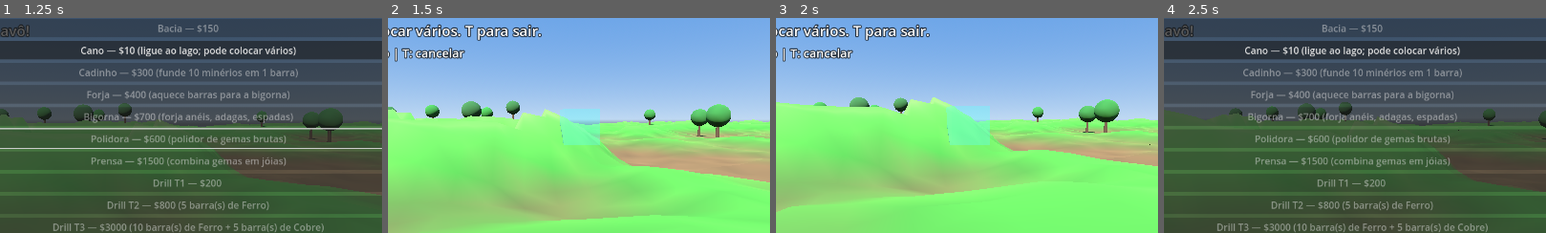
Above: before the commit, frames 1-4 (left to right).
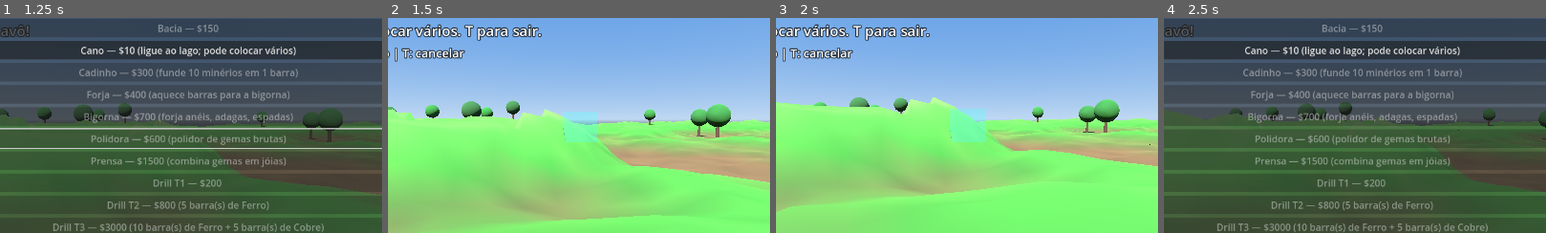
Above: after the commit, the same moments.

Repository: cepedf/hydroneer-releitura-2
Game: Godot game, scene res://scenes/main.tscn
The game is run twice, just before and just after one commit, with the same random seed, the same clock (stepped at 60 frames per second) and the same inputs.
Inputs (mouse positions are % of the whole screen's width and height, from its top left):
- Up to frame 1 (1.25 s): tap Enter at 0.5 s; move the mouse to (55, 50) at 0.52 s; hold W (move_forward) from 0.53 s (still down); hold T (build) from 0.53 s (still down); click (55, 50) at 0.67 s; tap Space (jump) at 0.77 s
- Up to frame 2 (1.5 s): release W (move_forward) at 1.25 s; release T (build) at 1.25 s; click "Cano — $10 (ligue ao lago, po…" at 1.25 s
- Up to frame 3 (2 s): no input
- Up to frame 4 (2.5 s): tap F9 (reset_game) at 2 s; move the mouse to (45, 50) at 2.02 s; hold W (move_forward) from 2.03 s (still down); tap T (build) at 2.1 s; tap Space (jump) at 2.27 s
The pictures show only the part of the screen within x 25-75%, y 20-70%; the shares and areas given below are measured in that part.

Frame 1 is identical in both runs. In frame 2, 0.5% of the frame differs, in the area x 45-56%, y 42-60%; in frame 3, 0.6%, in the area x 44-56%, y 40-60%; in frame 4, nothing differs.

Commit message:
Esteiras (drill -> esteira -> harvester) com encaixe automatico, fantasma de cano/esteira com linha de conexao visivel, juntas e segmentos

Diff:
--- a/scripts/machines.gd
+++ b/scripts/machines.gd
@@ -23,6 +23,9 @@
 var _pipe_mat_on: StandardMaterial3D
 var _pipe_mat_off: StandardMaterial3D
 var _ghost: MeshInstance3D
+var _pipe_ghost: Node3D
+var _belt_ghost: Node3D
+var _ghost_link: MeshInstance3D
 
 
 func _ready() -> void:
@@ -37,11 +40,61 @@
 	gm.albedo_color = Color(0.3, 0.8, 1.0, 0.35)
 	_ghost = MeshInstance3D.new()
 	var bm := BoxMesh.new()
-	bm.size = Vector3(1.4, 1.4, 1.4)
+	bm.size = Vector3(1.2, 1.2, 1.2)
 	_ghost.mesh = bm
 	_ghost.material_override = gm
 	_ghost.visible = false
 	add_child(_ghost)
+	var pgm := StandardMaterial3D.new()
+	pgm.transparency = BaseMaterial3D.TRANSPARENCY_ALPHA
+	pgm.albedo_color = Color(0.35, 0.75, 1.0, 0.55)
+	pgm.emission_enabled = true
+	pgm.emission = Color(0.1, 0.4, 0.7)
+	_pipe_ghost = Node3D.new()
+	var pball := MeshInstance3D.new()
+	var psm := SphereMesh.new()
+	psm.radius = 0.17
+	psm.height = 0.34
+	pball.mesh = psm
+	pball.material_override = pgm
+	_pipe_ghost.add_child(pball)
+	var pstub := MeshInstance3D.new()
+	var pcm := CylinderMesh.new()
+	pcm.top_radius = 0.13
+	pcm.bottom_radius = 0.13
+	pcm.height = 0.6
+	pstub.mesh = pcm
+	pstub.position = Vector3(0.0, -0.3, 0.0)
+	pstub.material_override = pgm
+	_pipe_ghost.add_child(pstub)
+	_pipe_ghost.visible = false
+	add_child(_pipe_ghost)
+	var bgm := StandardMaterial3D.new()
+	bgm.transparency = BaseMaterial3D.TRANSPARENCY_ALPHA
+	bgm.albedo_color = Color(1.0, 0.8, 0.2, 0.55)
+	bgm.emission_enabled = true
+	bgm.emission = Color(0.4, 0.3, 0.05)
+	_belt_ghost = MeshInstance3D.new()
+	var bbm := BoxMesh.new()
+	bbm.size = Vector3(2.0, 0.18, 0.9)
+	_belt_ghost.mesh = bbm
+	_belt_ghost.material_override = bgm
+	_belt_ghost.visible = false
+	add_child(_belt_ghost)
+	var lgm := StandardMaterial3D.new()
+	lgm.transparency = BaseMaterial3D.TRANSPARENCY_ALPHA
+	lgm.albedo_color = Color(0.6, 1.0, 0.9, 0.5)
+	lgm.emission_enabled = true
+	lgm.emission = Color(0.2, 0.6, 0.5)
+	_ghost_link = MeshInstance3D.new()
+	var lcm := CylinderMesh.new()
+	lcm.top_radius = 0.08
+	lcm.bottom_radius = 0.08
+	lcm.height = 1.0
+	_ghost_link.mesh = lcm
+	_ghost_link.material_override = lgm
+	_ghost_link.visible = false
+	add_child(_ghost_link)
 
 
 func _process(delta: float) -> void:
@@ -65,16 +118,16 @@
 	return Vector2i(int(floor(pos.x / CELL)), int(floor(pos.z / CELL)))
 
 
-func add_machine(type: String, tier: int, pos: Vector3) -> int:
+func add_machine(type: String, tier: int, pos: Vector3, yaw: float = 0.0) -> int:
 	if list.size() >= MACHINE_CAP:
 		return -1
 	var m := {
-		"id": list.size(), "type": type, "tier": tier, "pos": pos,
+		"id": list.size(), "type": type, "tier": tier, "pos": pos, "yaw": yaw, "prev": -1,
 		"dirt": 0.0, "water": 0.0, "water_time": 0.0, "acc": 0.0,
 		"caixa": {}, "caixa_gems": {}, "active": false,
 		"last": Time.get_ticks_msec() / 1000.0, "dead": false,
 	}
-	var visual: Dictionary = _build_visual(type, tier, pos)
+	var visual: Dictionary = _build_visual(type, tier, pos, yaw)
 	m["node"] = visual["node"]
 	m["label"] = visual["label"]
 	m["pile"] = visual["pile"]
@@ -86,6 +139,13 @@
 		_by_cell[key] = []
 	_by_cell[key].append(int(m["id"]))
 	return int(m["id"])
+
+
+func set_prev(id: int, prev_id: int) -> void:
+	if id < 0 or id >= list.size():
+		return
+	var mm: Dictionary = list[id]
+	mm["prev"] = prev_id
 
 
 func remove_machine(idx: int) -> void:
@@ -130,10 +190,10 @@
 	_recompute_connections()
 
 
-func snap_pipe_pos(hit: Vector3) -> Vector3:
+func snap_pipe(hit: Vector3) -> Dictionary:
 	var best := Vector3.ZERO
 	var found := false
-	var best_d := 2.4
+	var best_d := 3.5
 	for p in pipes:
 		var d := Vector2(hit.x - p.x, hit.z - p.z).length()
 		if d < best_d:
@@ -147,8 +207,8 @@
 		dir = dir.normalized()
 		var np := Vector3(best.x + dir.x * 1.2, 0.0, best.z + dir.y * 1.2)
 		np.y = maxf(best.y, terrain.height_at(np.x, np.z) + 0.4)
-		return np
-	var dr := nearest_of_type(hit, "drill", 3.2)
+		return {"pos": np, "from": best, "linked": true}
+	var dr := nearest_of_type(hit, "drill", 3.5)
 	if not dr.is_empty():
 		var dp: Vector3 = dr["pos"]
 		var dir2 := Vector2(hit.x - dp.x, hit.z - dp.z)
@@ -157,17 +217,100 @@
 		dir2 = dir2.normalized()
 		var np2 := Vector3(dp.x + dir2.x * 1.3, 0.0, dp.z + dir2.y * 1.3)
 		np2.y = terrain.height_at(np2.x, np2.z) + 0.4
-		return np2
-	return Vector3(hit.x, terrain.height_at(hit.x, hit.z) + 0.4, hit.z)
+		return {"pos": np2, "from": dp + Vector3(0.95, 0.6, 0.0), "linked": true}
+	return {"pos": Vector3(hit.x, terrain.height_at(hit.x, hit.z) + 0.4, hit.z), "from": Vector3.ZERO, "linked": false}
+
+
+func snap_esteira(hit: Vector3) -> Dictionary:
+	var best_id := -1
+	var best_d := 3.0
+	var c := _cell_of(hit)
+	for dz in range(-1, 2):
+		for dx in range(-1, 2):
+			var key := Vector2i(c.x + dx, c.y + dz)
+			if not _by_cell.has(key):
+				continue
+			var ids: Array = _by_cell[key]
+			for id in ids:
+				var idx := int(id)
+				var m: Dictionary = list[idx]
+				if bool(m.get("dead", false)) or String(m["type"]) != "esteira":
+					continue
+				var d: float = Vector2(hit.x - m["pos"].x, hit.z - m["pos"].z).length()
+				if d < best_d:
+					best_d = d
+					best_id = idx
+	if best_id >= 0:
+		var bp: Vector3 = list[best_id]["pos"]
+		var dir := Vector2(hit.x - bp.x, hit.z - bp.z)
+		if dir.length() < 0.15:
+			dir = Vector2(1.0, 0.0)
+		dir = dir.normalized()
+		var np := Vector3(bp.x + dir.x * 1.6, 0.0, bp.z + dir.y * 1.6)
+		np.y = terrain.height_at(np.x, np.z) + 0.05
+		var yaw := atan2(dir.x, dir.y)
+		return {"pos": np, "yaw": yaw, "prev_id": best_id, "from": bp, "linked": true}
+	var dr := nearest_of_type(hit, "drill", 3.5)
+	if not dr.is_empty():
+		var dp: Vector3 = dr["pos"]
+		var dir2 := Vector2(hit.x - dp.x, hit.z - dp.z)
+		if dir2.length() < 0.15:
+			dir2 = Vector2(1.0, 0.0)
+		dir2 = dir2.normalized()
+		var np2 := Vector3(dp.x + dir2.x * 1.8, 0.0, dp.z + dir2.y * 1.8)
+		np2.y = terrain.height_at(np2.x, np2.z) + 0.05
+		var yaw2 := atan2(dir2.x, dir2.y)
+		return {"pos": np2, "yaw": yaw2, "prev_id": -1, "from": dp + Vector3(1.2, 0.5, 0.0), "linked": true}
+	var yaw3 := atan2(1.0, 0.0)
+	return {"pos": Vector3(hit.x, terrain.height_at(hit.x, hit.z) + 0.05, hit.z), "yaw": yaw3, "prev_id": -1, "from": Vector3.ZERO, "linked": false}
 
 
 func set_ghost(pos: Vector3) -> void:
 	_ghost.visible = true
+	_pipe_ghost.visible = false
+	_belt_ghost.visible = false
+	_ghost_link.visible = false
 	_ghost.position = pos + Vector3(0.0, 0.8, 0.0)
+
+
+func set_pipe_ghost(pos: Vector3, from: Vector3, linked: bool) -> void:
+	_ghost.visible = false
+	_belt_ghost.visible = false
+	_pipe_ghost.visible = true
+	_pipe_ghost.position = pos
+	_show_link(from, pos, linked)
+
+
+func set_belt_ghost(pos: Vector3, yaw: float, from: Vector3, linked: bool) -> void:
+	_ghost.visible = false
+	_pipe_ghost.visible = false
+	_belt_ghost.visible = true
+	_belt_ghost.position = pos + Vector3(0.0, 0.25, 0.0)
+	_belt_ghost.rotation = Vector3(0.0, yaw, 0.0)
+	_show_link(from, pos, linked)
+
+
+func _show_link(from: Vector3, to: Vector3, linked: bool) -> void:
+	if not linked:
+		_ghost_link.visible = false
+		return
+	var d := from.distance_to(to)
+	if d < 0.05:
+		_ghost_link.visible = false
+		return
+	var cm: CylinderMesh = _ghost_link.mesh
+	cm.height = d
+	_ghost_link.position = (from + to) * 0.5
+	_ghost_link.look_at(to, Vector3.UP)
+	_ghost_link.rotate_object_local(Vector3(1.0, 0.0, 0.0), PI * 0.5)
+	_ghost_link.visible = true
 
 
 func hide_ghost() -> void:
 	_ghost.visible = false
+	_pipe_ghost.visible = false
+	_belt_ghost.visible = false
+	_ghost_link.visible = false
 
 
 func nearest(pos: Vector3, max_dist: float) -> Dictionary:
@@ -200,6 +343,19 @@
 	if String(m["type"]) != type:
 		return {}
 	return m
+
+
+func find_machine_2d(pos: Vector3, want_type: String, max_dist: float) -> Dictionary:
+	var best := {}
+	var best_d := max_dist
+	for m in list:
+		if bool(m.get("dead", false)) or String(m["type"]) != want_type:
+			continue
+		var d: float = Vector2(pos.x - m["pos"].x, pos.z - m["pos"].z).length()
+		if d < best_d:
+			best_d = d
+			best = m
+	return best
 
 
 func is_pipe_connected_at(pos: Vector3) -> bool:
@@ -294,7 +450,7 @@
 	return out
 
 
-func _find_dirt_source(pos: Vector3) -> Dictionary:
+func _find_dirt_source(pos: Vector3, want_type: String, max_dist: float) -> Dictionary:
 	var c := _cell_of(pos)
 	for dz in range(-2, 3):
 		for dx in range(-2, 3):
@@ -307,9 +463,9 @@
 				var m: Dictionary = list[idx]
 				if bool(m.get("dead", false)):
 					continue
-				if String(m["type"]) != "drill":
+				if String(m["type"]) != want_type:
 					continue
-				if float(m["dirt"]) > 0.05 and pos.distance_to(m["pos"]) <= PULL_RADIUS:
+				if float(m["dirt"]) > 0.05 and pos.distance_to(m["pos"]) <= max_dist:
 					return m
 	return {}
 
@@ -358,6 +514,28 @@
 		pile2.scale = Vector3(s2, s2, s2)
 		pile2.position = Vector3(0.0, 0.3 + 0.3 * s2, 0.0)
 		pile2.visible = float(m["dirt"]) > 0.2
+	elif type == "esteira":
+		var cap_e := 6.0
+		var budget_e := 2.5 * dt
+		if int(m["prev"]) >= 0:
+			var pv: Dictionary = list[int(m["prev"])]
+			if not bool(pv.get("dead", false)) and String(pv["type"]) == "esteira" and float(pv["dirt"]) > 0.0:
+				var take_e := minf(budget_e, minf(float(pv["dirt"]), cap_e - float(m["dirt"])))
+				if take_e > 0.0:
+					pv["dirt"] = float(pv["dirt"]) - take_e
+					m["dirt"] = float(m["dirt"]) + take_e
+		else:
+			var src_e := _find_dirt_source(m["pos"], "drill", 2.6)
+			if not src_e.is_empty():
+				var take2 := minf(budget_e, minf(float(src_e["dirt"]), cap_e - float(m["dirt"])))
+				if take2 > 0.0:
+					src_e["dirt"] = float(src_e["dirt"]) - take2
+					m["dirt"] = float(m["dirt"]) + take2
+		m["active"] = float(m["dirt"]) > 0.05
+		var load_m: MeshInstance3D = m["pile"]
+		var ls := clampf(float(m["dirt"]) / 6.0, 0.0, 1.0)
+		load_m.visible = ls > 0.02
+		load_m.scale = Vector3(0.9, 0.3 + ls * 0.7, 0.9)
 	elif type == "harvester":
 		var tier2: int = m["tier"]
 		var rate2: float = GameData.HARVESTER_TIERS[tier2]["rate"]
@@ -366,7 +544,9 @@
 		var guard := 0
 		while budget > 0.001 and guard < 40:
 			guard += 1
-			var src := _find_dirt_source(m["pos"])
+			var src := _find_dirt_source(m["pos"], "drill", PULL_RADIUS)
+			if src.is_empty():
+				src = _find_dirt_source(m["pos"], "esteira", 3.5)
 			if src.is_empty():
 				break
 			var take := minf(budget, float(src["dirt"]))
@@ -442,13 +622,16 @@
 			if float(m["water"]) <= 0.2:
 				water_txt = "não"
 			return base + " — terra: %d | água: %s" % [int(float(m["dirt"])), water_txt]
+		"esteira":
+			return base + " — terra: %d" % int(float(m["dirt"]))
 		_:
 			return base
 
 
-func _build_visual(type: String, tier: int, pos: Vector3) -> Dictionary:
+func _build_visual(type: String, tier: int, pos: Vector3, yaw: float = 0.0) -> Dictionary:
 	var root := Node3D.new()
 	root.position = pos
+	root.rotation = Vector3(0.0, yaw, 0.0)
 	add_child(root)
 	var band: Color = GameData.TIER_COLORS[tier]
 	var label := Label3D.new()
@@ -544,6 +727,17 @@
 		root.add_child(_box(Vector3(1.4, 0.3, 1.4), band, Vector3(0, 2.3, 0)))
 		h = 3.0
 		label.text = "Prensa"
+	elif type == "esteira":
+		root.add_child(_box(Vector3(2.0, 0.14, 0.9), Color(0.25, 0.25, 0.28), Vector3(0, 0.25, 0)))
+		root.add_child(_box(Vector3(2.1, 0.1, 0.08), Color(0.75, 0.62, 0.2), Vector3(0, 0.33, 0.44)))
+		root.add_child(_box(Vector3(2.1, 0.1, 0.08), Color(0.75, 0.62, 0.2), Vector3(0, 0.33, -0.44)))
+		root.add_child(_cyl(0.18, 0.95, Color(0.35, 0.35, 0.4), Vector3(-0.95, 0.25, 0)))
+		root.add_child(_cyl(0.18, 0.95, Color(0.35, 0.35, 0.4), Vector3(0.95, 0.25, 0)))
+		root.add_child(pile)
+		pile.position = Vector3(0.0, 0.42, 0.0)
+		pile.visible = false
+		h = 1.4
+		label.text = "Esteira"
 	label.text += " T%d" % (tier + 1)
 	label.position = Vector3(0, h + 0.7, 0)
 	root.add_child(label)
